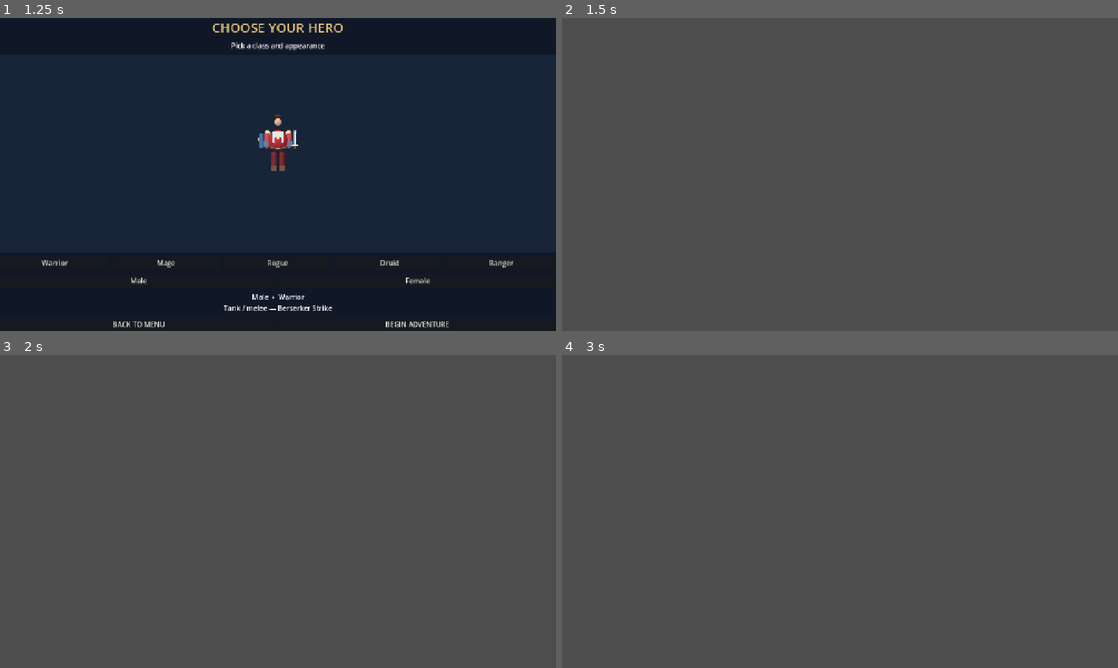
Above: before the commit, frames 1-4 (two rows, left to right).
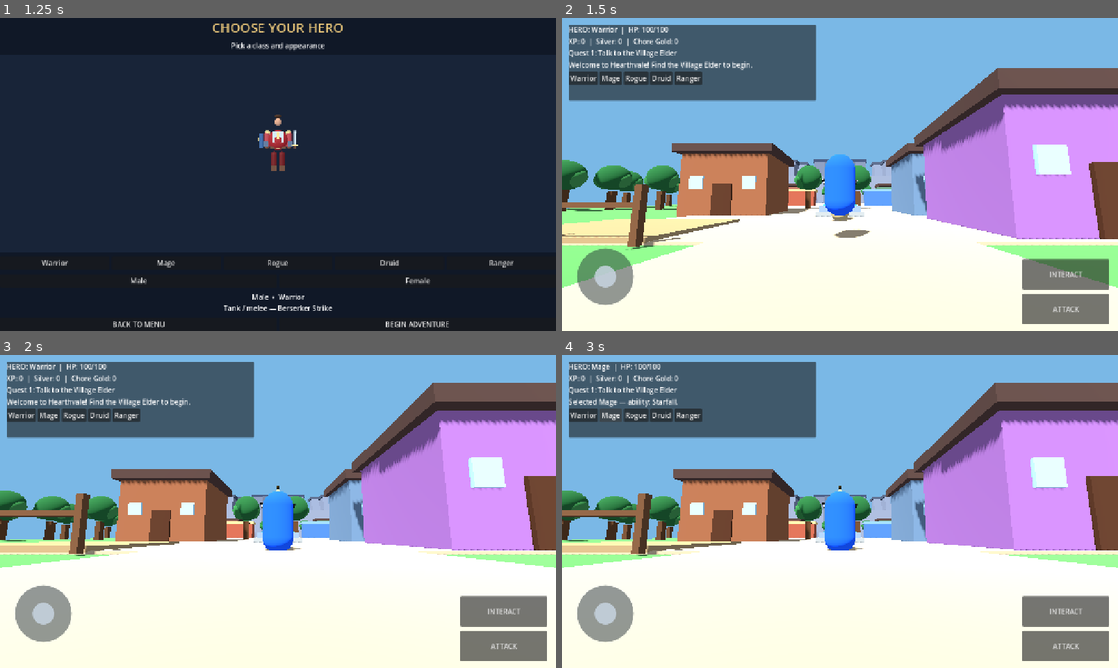
Above: after the commit, the same moments.

Repository: joeywhipple5-dot/Family-Quest
Game: Godot game, scene res://scenes/MainMenu.tscn
Same seed, same stepped clock (60 frames per second), same inputs: the game is played once before the commit and once after it.
Inputs (mouse positions are in pixels of both pictures, inside the frame that each line leads up to):
- Up to frame 1 (1.25 s): click "▶ PLAY" at 0.5 s
- Up to frame 2 (1.5 s): click "BEGIN ADVENTURE" at 1.25 s
- Up to frame 3 (2 s): no input
- Up to frame 4 (3 s): click (584, 414) at 2 s, where only the run after the commit has a clickable "Warrior"; click (612, 414) at 2.75 s, where only the run after the commit has a clickable "Mage"

Frame 1 is identical in both runs. In frame 2, 99% of the frame differs, in the area x 0-100%, y 0-100%; in frame 3, 99%; in frame 4, 99%.
Error before the commit: Parse Error: Could not preload resource script "res://player.gd". (res://main.gd:4)

Commit message:
Refactor camera and joystick handling in player.gd

Diff:
--- a/player.gd
+++ b/player.gd
@@ -29,7 +29,7 @@
 
 
 func _ready() -> void:
-    # Temporary visible hero
+    # Temporary visible hero.
     var body_mesh := MeshInstance3D.new()
     body_mesh.name = "TemporaryHeroVisual"
 
@@ -44,7 +44,7 @@
     body_mesh.material_override = body_material
     add_child(body_mesh)
 
-    # Collision
+    # Hero collision.
     var collision := CollisionShape3D.new()
     var capsule_shape := CapsuleShape3D.new()
     capsule_shape.radius = 0.45
@@ -53,18 +53,14 @@
     collision.position.y = 0.9
     add_child(collision)
 
-    # Camera pivot
-    var pivot := Node3D.new()
-    pivot.name = "CameraPivot"
-    pivot.position = Vector3(0, camera_height, 0)
-    add_child(pivot)
-
+    # Camera is a child of the hero, but its orbit
+    # position is calculated in world coordinates.
     game_camera = Camera3D.new()
     game_camera.name = "GameCamera"
-    pivot.add_child(game_camera)
-
+    add_child(game_camera)
+
+    _create_touch_controls()
     _update_camera()
-    _create_touch_controls()
 
 
 func _physics_process(delta: float) -> void:
@@ -78,13 +74,12 @@
     if joystick_active:
         input_vector = joystick_vector
 
-    # Camera-relative movement
+    # Use camera direction, ignoring its vertical angle.
     var forward := -game_camera.global_basis.z
     var right := game_camera.global_basis.x
 
     forward.y = 0.0
     right.y = 0.0
-
     forward = forward.normalized()
     right = right.normalized()
 
@@ -103,6 +98,11 @@
         velocity.y = 0.0
 
     move_and_slide()
+
+
+func _process(_delta: float) -> void:
+    # Keep the camera orbit centered on the moving hero.
+    _update_camera()
 
 
 func _create_touch_controls() -> void:
@@ -124,7 +124,9 @@
     layer.add_child(joystick_base)
 
     var base_panel := Panel.new()
-    base_panel.set_anchors_and_offsets_preset(Control.PRESET_FULL_RECT)
+    base_panel.set_anchors_and_offsets_preset(
+        Control.PRESET_FULL_RECT
+    )
     base_panel.mouse_filter = Control.MOUSE_FILTER_IGNORE
 
     var base_style := StyleBoxFlat.new()
@@ -141,7 +143,9 @@
     joystick_base.add_child(joystick_knob)
 
     var knob_panel := Panel.new()
-    knob_panel.set_anchors_and_offsets_preset(Control.PRESET_FULL_RECT)
+    knob_panel.set_anchors_and_offsets_preset(
+        Control.PRESET_FULL_RECT
+    )
     knob_panel.mouse_filter = Control.MOUSE_FILTER_IGNORE
 
     var knob_style := StyleBoxFlat.new()
@@ -153,7 +157,7 @@
 
 func _input(event: InputEvent) -> void:
     if event is InputEventScreenTouch:
-        if event.pressed:1
+        if event.pressed:
             _handle_touch_start(event.index, event.position)
         else:
             _handle_touch_end(event.index)
@@ -173,12 +177,19 @@
             _handle_touch_drag(-2, event.position)
 
 
-func _handle_touch_start(pointer_id: int, position: Vector2) -> void:
+func _handle_touch_start(
+    pointer_id: int,
+    position: Vector2
+) -> void:
     var screen_size := get_viewport().get_visible_rect().size
 
+    # Left side: joystick.
     if position.x < screen_size.x * 0.42:
         if not joystick_active and joystick_pointer == -1:
-            var center := joystick_base.global_position + joystick_base.size * 0.5
+            var center := (
+                joystick_base.global_position
+                + joystick_base.size * 0.5
+            )
 
             if position.distance_to(center) < 115.0:
                 joystick_active = true
@@ -187,12 +198,16 @@
                 _update_joystick(position)
                 return
 
+    # Right side: camera orbit.
     elif camera_pointer == -1:
         camera_pointer = pointer_id
         camera_last_position = position
 
 
-func _handle_touch_drag(pointer_id: int, position: Vector2) -> void:
+func _handle_touch_drag(
+    pointer_id: int,
+    position: Vector2
+) -> void:
     if pointer_id == joystick_pointer and joystick_active:
         _update_joystick(position)
 
@@ -200,10 +215,8 @@
         var drag_delta := position - camera_last_position
         camera_last_position = position
 
-        # Horizontal swipe orbits around the hero.
         camera_yaw -= drag_delta.x * camera_sensitivity
 
-        # Vertical swipe changes the viewing angle, within limits.
         camera_pitch = clampf(
             camera_pitch - drag_delta.y * camera_sensitivity,
             -0.45,
@@ -211,8 +224,6 @@
         )
 
         _update_camera()
-
-
 
 
 func _handle_touch_end(pointer_id: int) -> void:
@@ -237,18 +248,26 @@
     joystick_knob.position = Vector2(40, 40) + difference
 
 
-
-
 func _update_camera() -> void:
     if not is_instance_valid(game_camera):
         return
 
-    # Aim at a point above the hero.
-    var target := global_position + Vector3(0.0, 1.2, 0.0)
-
-    # Calculate the camera orbit using yaw and pitch.
-    var horizontal_distance := camera_distance * cos(camera_pitch)
-    var vertical_distance := camera_distance * sin(camera_pitch)
+    if not game_camera.is_inside_tree():
+        return
+
+    # Aim at the hero's upper body.
+    var target := global_position + Vector3(
+        0.0,
+        camera_height - 1.6,
+        0.0
+    )
+
+    var horizontal_distance := (
+        camera_distance * cos(camera_pitch)
+    )
+    var vertical_distance := (
+        camera_distance * sin(camera_pitch)
+    )
 
     var offset := Vector3(
         sin(camera_yaw) * horizontal_distance,
@@ -256,9 +275,7 @@
         cos(camera_yaw) * horizontal_distance
     )
 
-    # Set the camera's world position directly.
+    # Position camera behind the hero at a fixed distance.
     game_camera.global_position = target + offset
-
-    # Always face the hero.
     game_camera.look_at(target, Vector3.UP)
     game_camera.current = true
